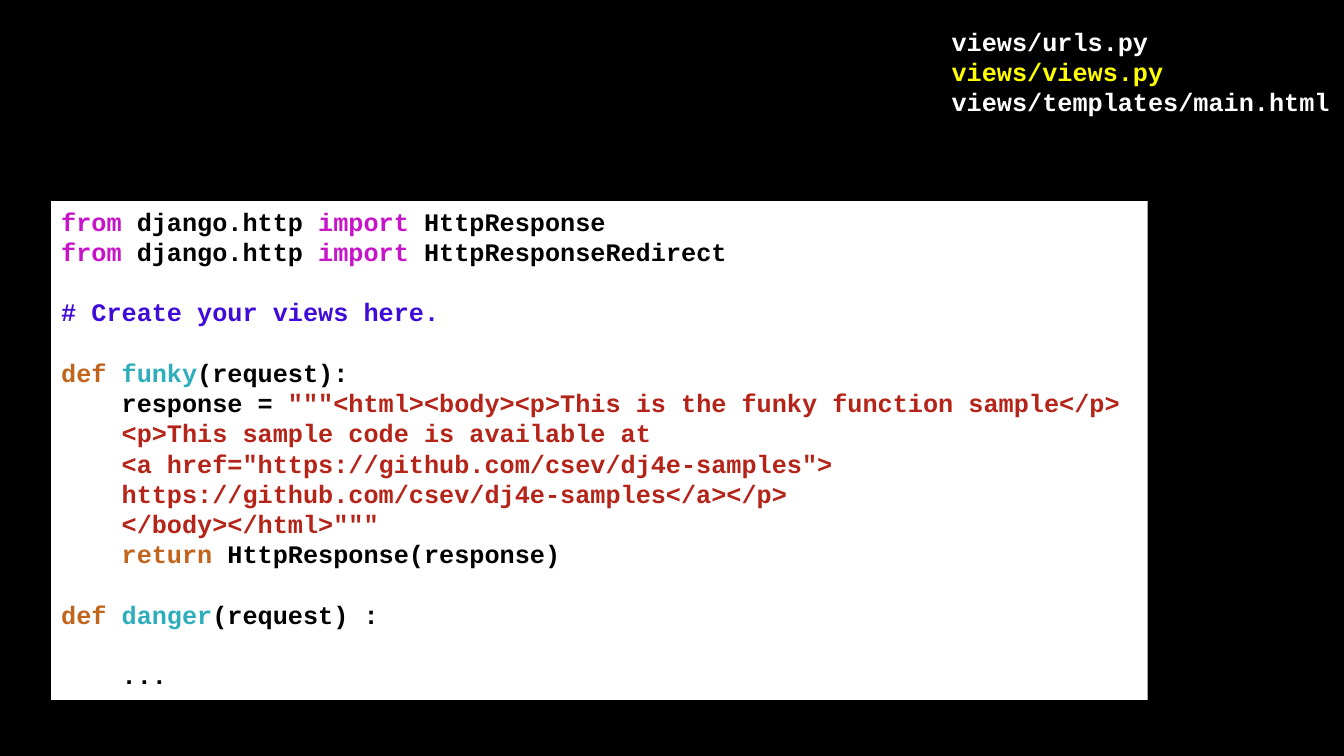
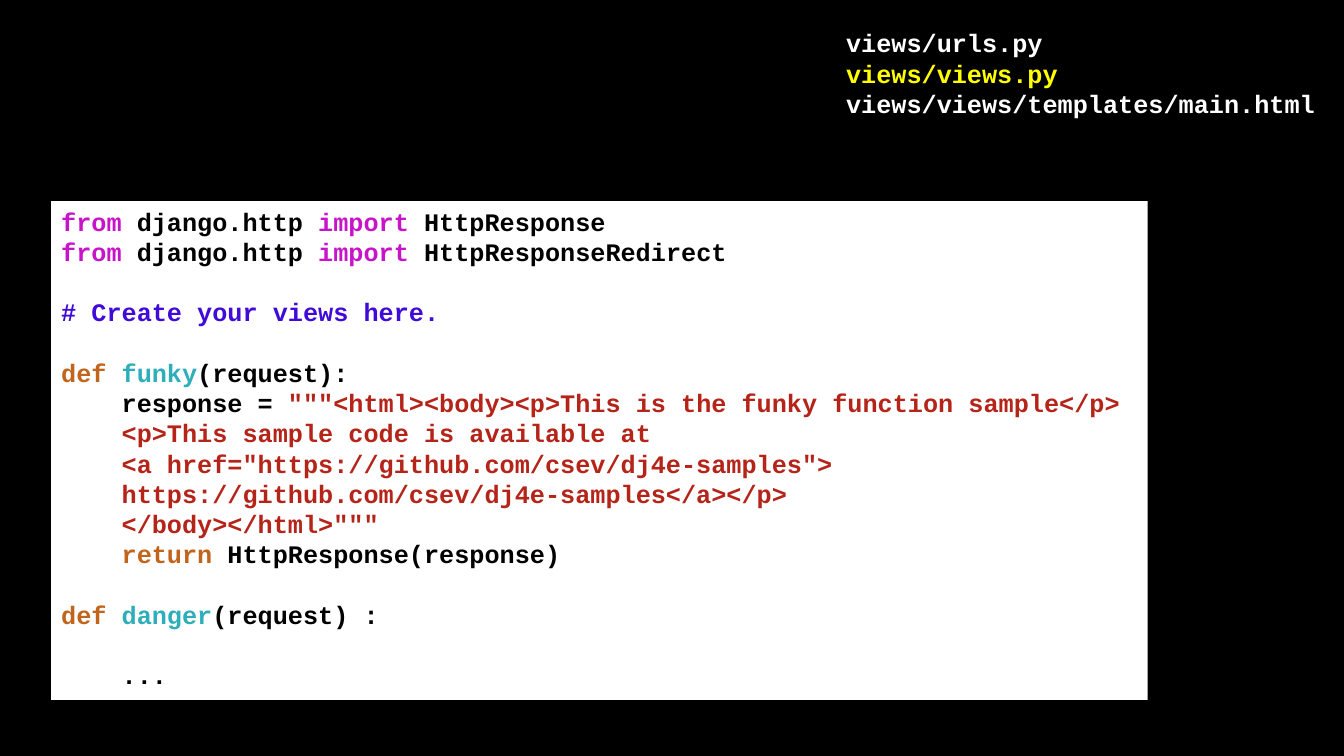
Before and after one commit to csev/dj4e, a slide deck: slide 5 of lectures/DJ-06-Views-Templates.pptx (slide 6 before the commit). Drawn at 1344x756 pixels with LibreOffice and Linux fonts; fonts in the diff are those of the drawing. Boxes give left, top, right and bottom in pixels: in the first picture for what was removed or moved away, otherwise in the second. Text is boxed around its words. In the diff, an @@ line names an element or a change of style, - is before the commit and + after.

```diff
--- a/lectures/DJ-06-Views-Templates.pptx
+++ b/lectures/DJ-06-Views-Templates.pptx
@@ text "views/urls.py": place and size @@
-text "views/urls.py" at <box>952,32,1330,117</box>
+text "views/urls.py" at <box>846,34,1315,119</box>
@@ text at <box>846,94,1315,119</box>: text changed @@
-views/templates/main.html
+views/views/templates/main.html
```
Also in this commit, not shown: 4 other slides changed, 1 slide added, 3 other files.
